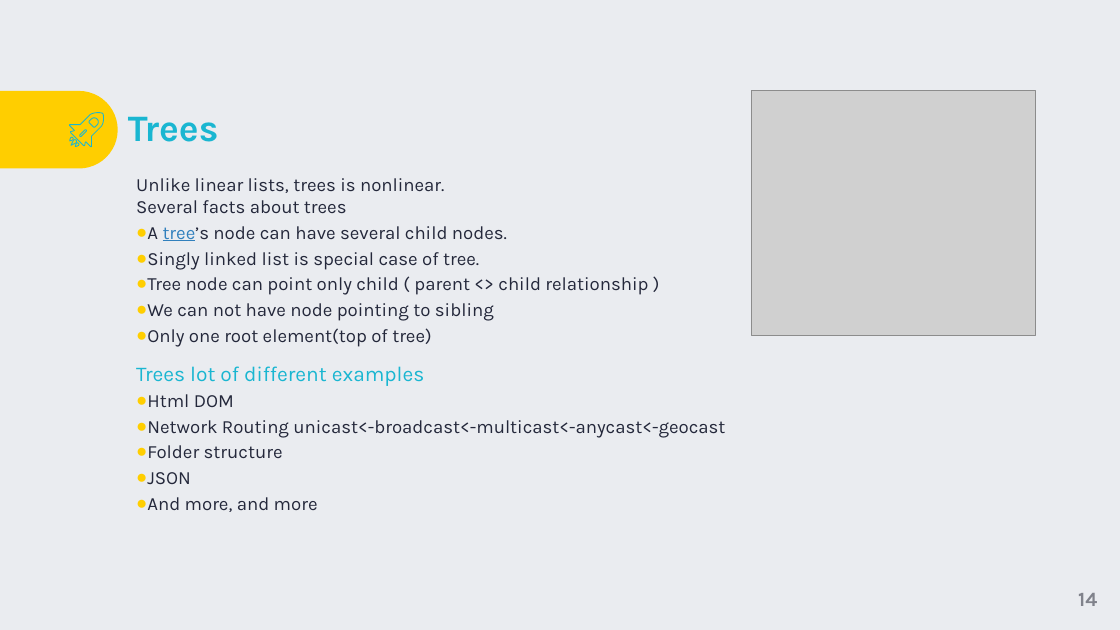
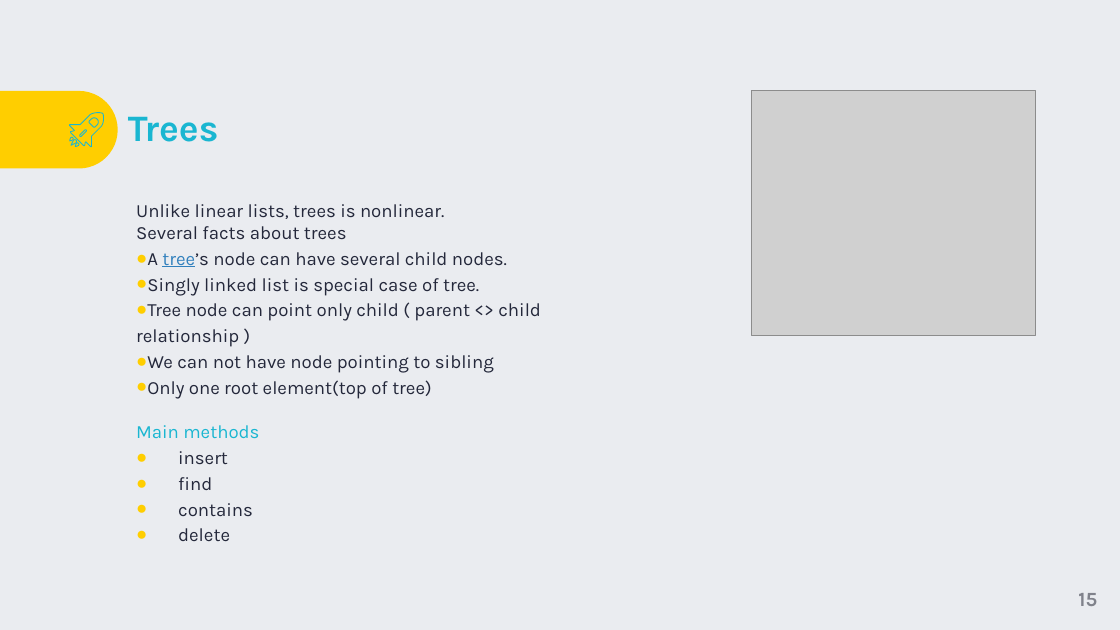
Before and after one commit to TigranVardanyan/Algorithms-and-Data-structures, a slide deck: slide 15 of ds&a.pptx (slide 14 before the commit). Drawn at 1120x630 pixels with LibreOffice and Linux fonts; fonts in the diff are those of the drawing; grey boxes stand for pictures; background and template pictures are left out. Boxes give left, top, right and bottom in pixels: in the first picture for what was removed or moved away, otherwise in the second. Text is boxed around its words. In the diff, an @@ line names an element or a change of style, - is before the commit and + after.

Commit message:
Presentation

```diff
--- a/ds&a.pptx
+++ b/ds&a.pptx
@@ text "Unlike linear lists, trees is ..." rewrapped from [136,178,648,347] to [136,204,541,399] @@
@@ text removed at [136,366,725,512] @@
-Trees lot of different examples
-● Html DOM
-● Network Routing unicast<-broadcast<-multicast<-anycast<-geocast
-● Folder structure
-● JSON
-● And more, and more
@@ text added at [136,425,259,541], 16 pt, text #24283B @@
+Main methods
+● insert
+● find
+● contains
+● delete
@@ page number at [1078,593,1097,606]: text changed @@
-14
+15
```
Also in this commit, not shown: 15 other slides changed, 6 slides removed, 2 other files.
